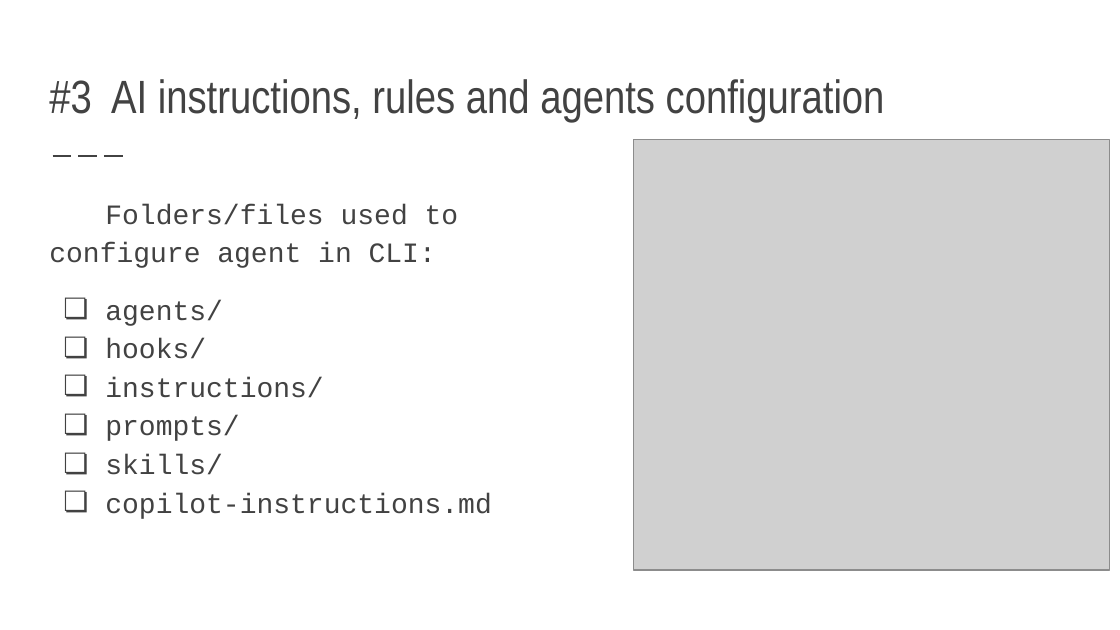
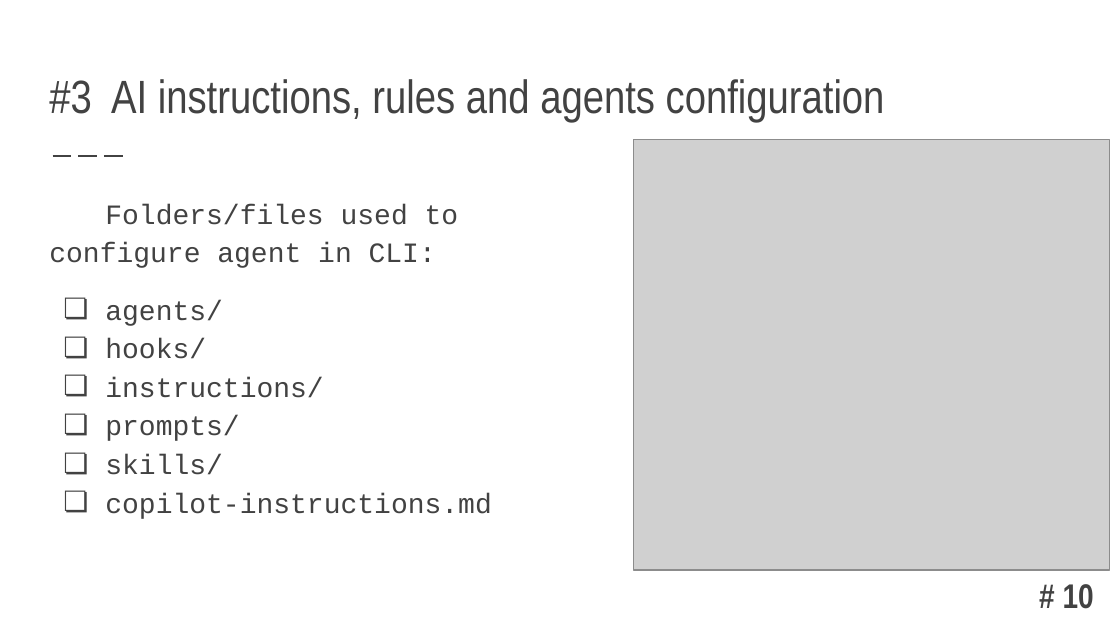
Before and after one commit to oleksandkov/oleksandkov-maded, a slide deck: slide 10 of presentations/.github Presentation/github folder in the project.pptx. Drawn at 1120x630 pixels with LibreOffice and Linux fonts; fonts in the diff are those of the drawing; grey boxes stand for pictures. Boxes give left, top, right and bottom in pixels: in the first picture for what was removed or moved away, otherwise in the second. Text is boxed around its words. In the diff, an @@ line names an element or a change of style, - is before the commit and + after.

```diff
--- a/presentations/.github Presentation/github folder in the project.pptx
+++ b/presentations/.github Presentation/github folder in the project.pptx
@@ page number added at (1063,584,1094,609), 22 pt, text #424242, bold @@
+# 10
```
Also in this commit, not shown: 19 other slides changed, 5 other files.
